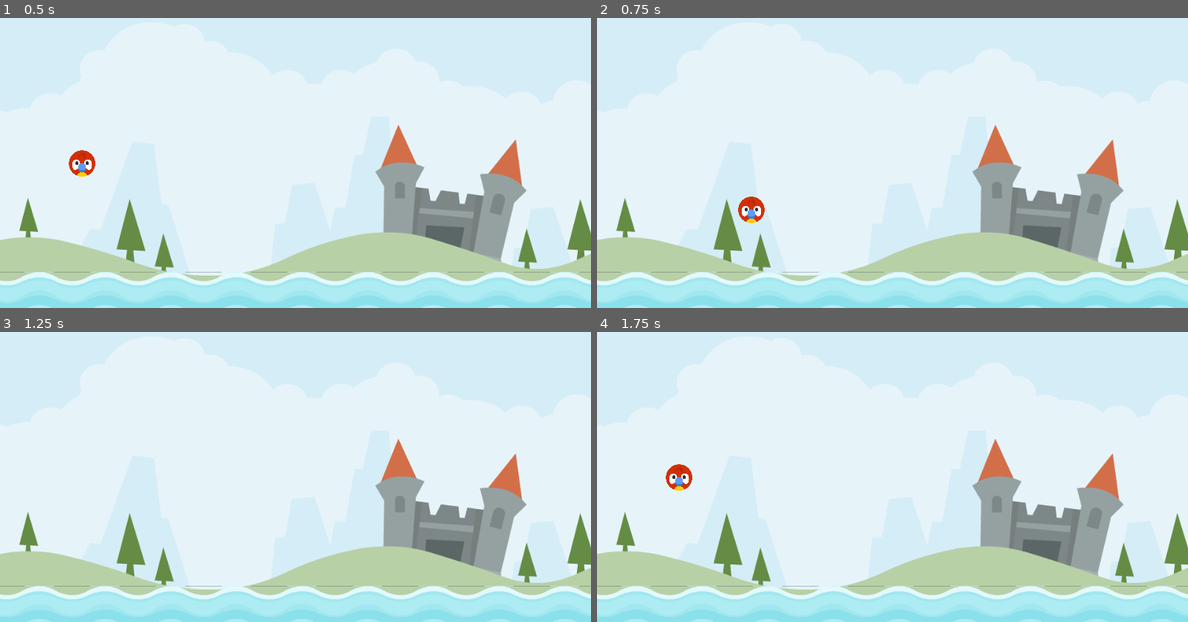
Above: before the commit, frames 1-4 (two rows, left to right).
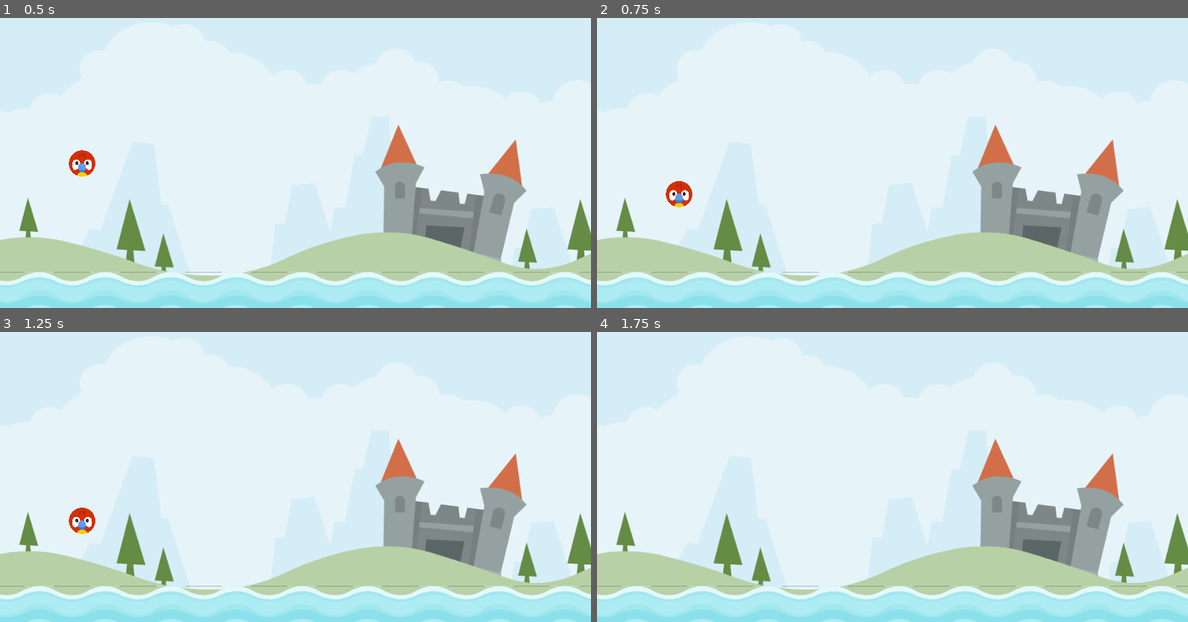
Above: after the commit, the same moments.

Repository: larryburd/angryanimals
Game: Godot game, scene res://Scenes/Level/level.tscn
Two runs of this game, one before a commit and one after it. Both use one fixed random seed, a clock stepped at 60 frames per second and the inputs below.
Inputs (mouse positions are in pixels of both pictures, inside the frame that each line leads up to):
- Up to frame 1 (0.5 s): no input
- Up to frame 2 (0.75 s): tap Enter at 0.5 s; drag from (679, 163) to (892, 302) at 0.52 s
- Up to frame 3 (1.25 s): no input
- Up to frame 4 (1.75 s): drag from (774, 471) to (892, 616) at 1.27 s

Frame 1 is identical in both runs. In frame 2, 0.6% of the frame differs, in the area x 11-29%, y 56-71%; in frame 3, 0.3%; in frame 4, 0.3%.

Commit message:
added bounding to where the animal can be dragged.

Diff:
--- a/Scenes/Animal/animal.gd
+++ b/Scenes/Animal/animal.gd
@@ -2,11 +2,17 @@
 
 enum ANIMAL_STATE { READY, DRAG, RELEASE }
 
+const DRAG_LIM_MAX: Vector2 = Vector2(0, 60)
+const DRAG_LIM_MIN: Vector2 = Vector2(-60, 0)
+
 var _state: ANIMAL_STATE = ANIMAL_STATE.READY
+var _start: Vector2 = Vector2.ZERO
+var _drag_start: Vector2 = Vector2.ZERO
+var _dragged_vector: Vector2 = Vector2.ZERO
 
 # Called when the node enters the scene tree for the first time.
 func _ready():
-	pass # Replace with function body.
+	_start = position
 
 
 # Called every frame. 'delta' is the elapsed time since the previous frame.
@@ -19,7 +25,23 @@
 	if _state == ANIMAL_STATE.RELEASE:
 		freeze = false
 	elif _state == ANIMAL_STATE.DRAG:
-		pass
+		_drag_start = get_global_mouse_position()
+
+func get_dragged_vector(gmp: Vector2) -> Vector2:
+	return gmp - _drag_start
+
+func drag_in_limits() -> void:
+	_dragged_vector.x = clampf(
+		_dragged_vector.x,
+		DRAG_LIM_MIN.x,
+		DRAG_LIM_MAX.x
+	)
+	_dragged_vector.y = clampf(
+		_dragged_vector.y,
+		DRAG_LIM_MIN.y,
+		DRAG_LIM_MAX.y
+	)
+	position = _start + _dragged_vector
 
 func detect_release() -> bool:
 	if _state == ANIMAL_STATE.DRAG:
@@ -34,7 +56,8 @@
 		return
 
 	var gmp = get_global_mouse_position()
-	position = gmp
+	_dragged_vector = get_dragged_vector(gmp)
+	drag_in_limits()
 
 func update(delta: float) -> void:
 	match _state:
